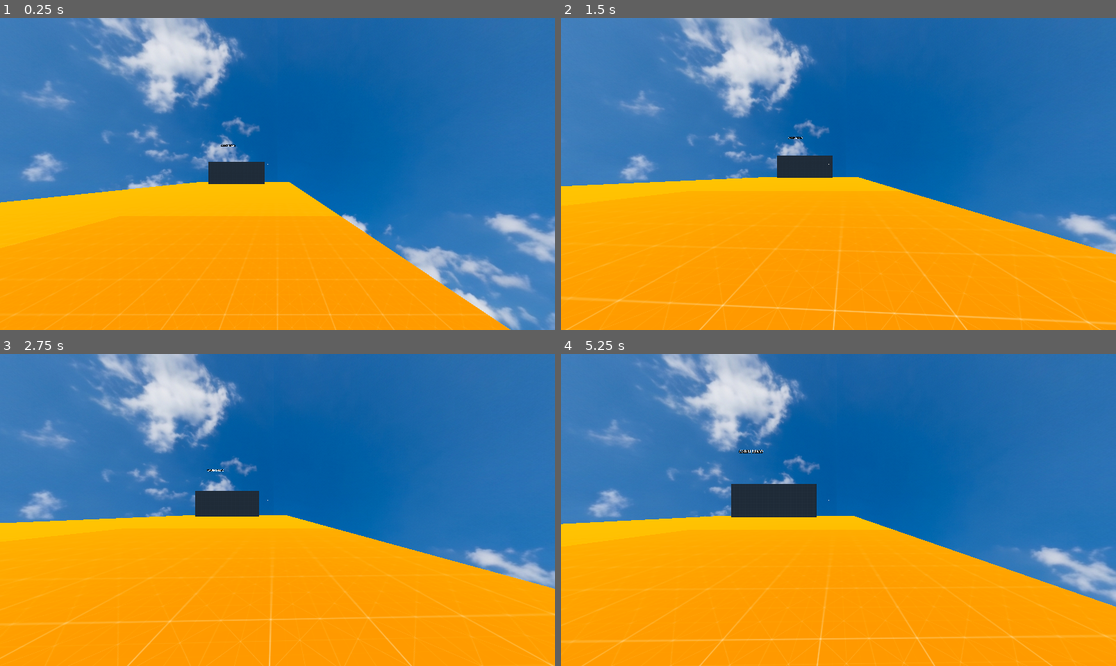
Above: before the commit, frames 1-4 (two rows, left to right).
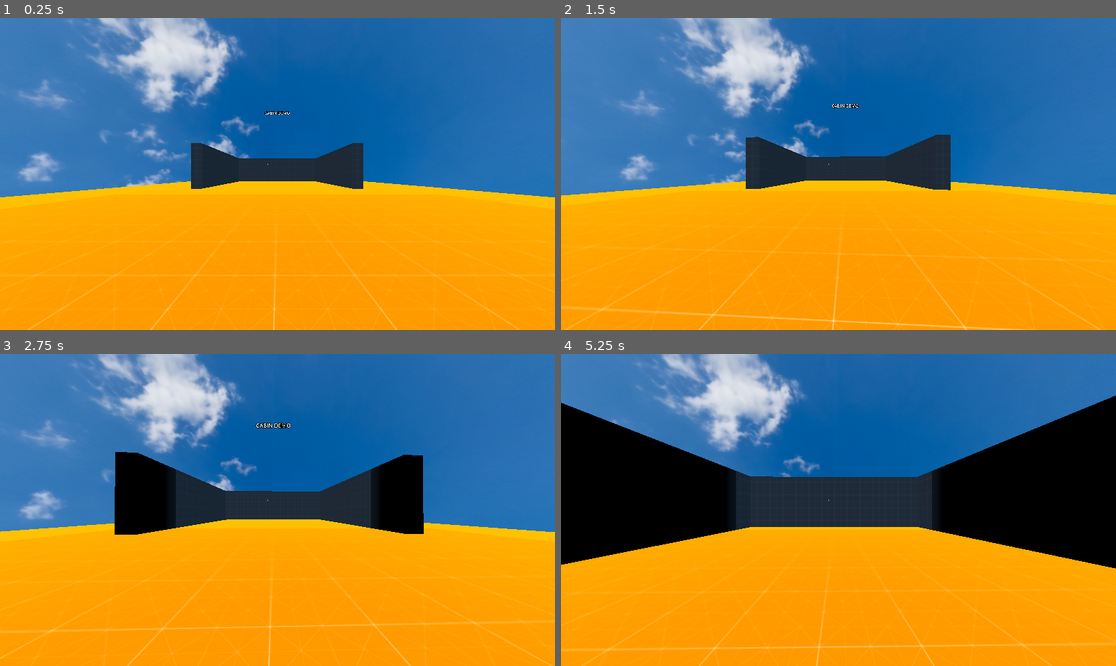
Above: after the commit, the same moments.

Repository: nevons/BEARTRAP
Game: Godot game, scene res://scenes/test.tscn
The game is run twice, just before and just after one commit, with the same random seed, the same clock (stepped at 60 frames per second) and the same inputs. The project has no main scene, so this scene is started directly. Sound files missing from this copy of the repository are replaced by a short silence.
Inputs (mouse positions are in pixels of both pictures, inside the frame that each line leads up to):
- Up to frame 1 (0.25 s): no input
- Up to frame 2 (1.5 s): move the mouse to (866, 174) at 0.52 s; hold W (forward) from 0.53 s (still down); tap Ctrl (crouch) at 0.6 s; move the mouse to (810, 174) at 1.27 s; tap 2 (flashlight) at 1.35 s
- Up to frame 3 (2.75 s): keep holding W (forward); move the mouse to (288, 503) at 2.02 s; hold E (interact) from 2.03 s (still down)
- Up to frame 4 (5.25 s): keep holding W (forward); move the mouse to (832, 516) at 2.77 s; release E (interact) at 2.78 s; tap 1 (mosin) at 2.85 s; move the mouse to (877, 513) at 3.52 s; hold Shift (sprint) 3.53-4.28 s; move the mouse to (794, 506) at 4.27 s; tap Ctrl (crouch) at 4.35 s; move the mouse to (844, 510) at 5.02 s; hold 2 (flashlight) from 5.03 s (still down)

The runs differ from the first frame. In frame 1, 17% of the frame differs, in the area x 0-100%, y 0-100%; in frame 2, 10%; in frame 3, 14%; in frame 4, 32%, in the area x 0-100%, y 13-100%.

Commit message:
updated test.tscn

Diff:
--- a/scenes/test.tscn
+++ b/scenes/test.tscn
@@ -28,6 +28,20 @@
 [sub_resource type="Environment" id="Environment_bl13t"]
 background_mode = 2
 sky = SubResource("Sky_j5jx5")
+fog_sun_scatter = 0.13
+fog_density = 0.09
+fog_aerial_perspective = 0.095
+fog_sky_affect = 0.916
+fog_height = -301.81
+fog_height_density = 1.0105
+volumetric_fog_density = 0.3
+volumetric_fog_albedo = Color(0.321728, 0.321728, 0.321728, 1)
+volumetric_fog_emission = Color(0.0253638, 0.0253638, 0.0253638, 1)
+volumetric_fog_emission_energy = 44.11
+volumetric_fog_anisotropy = -0.05
+volumetric_fog_length = 108.32
+volumetric_fog_detail_spread = 1.72305
+volumetric_fog_ambient_inject = 4.18
 
 [sub_resource type="BoxShape3D" id="BoxShape3D_at5dv"]
 
@@ -75,7 +89,7 @@
 surface_material_override/0 = SubResource("StandardMaterial3D_errlg")
 
 [node name="player" parent="." instance=ExtResource("1_errlg")]
-transform = Transform3D(1, 0, 0, 0, 1, 0, 0, 0, 1, 11, 3.17369, 6)
+transform = Transform3D(1, 0, 0, 0, 1, 0, 0, 0, 1, 0, 1.45444, -9)
 
 [node name="DirectionalLight3D" type="DirectionalLight3D" parent="."]
 transform = Transform3D(1, 0, 0, 0, -0.113342, 0.993556, 0, -0.993556, -0.113342, 0, 12.6984, 0)
@@ -123,7 +137,7 @@
 outline_size = 40
 
 [node name="wall" type="StaticBody3D" parent="."]
-transform = Transform3D(15, 0, 0, 0, 6, 0, 0, 0, 1, 0, 2.948, -36.807)
+transform = Transform3D(15, 0, 0, 0, 4.2, 0, 0, 0, 1, 0, 1.948, -36.807)
 physics_material_override = SubResource("PhysicsMaterial_lpvoh")
 
 [node name="CollisionShape3D" type="CollisionShape3D" parent="wall"]
@@ -133,3 +147,27 @@
 transform = Transform3D(1, 0, 0, 0, 1, 0, 0, 0, 1, 0, 0.0892174, 0)
 mesh = SubResource("BoxMesh_uacia")
 surface_material_override/0 = SubResource("StandardMaterial3D_at5dv")
+
+[node name="wall2" type="StaticBody3D" parent="."]
+transform = Transform3D(-6.0584e-07, 0, 1, 0, 4.2, 0, -13.86, 0, -4.37114e-08, 7, 1.948, -29.807)
+physics_material_override = SubResource("PhysicsMaterial_lpvoh")
+
+[node name="CollisionShape3D" type="CollisionShape3D" parent="wall2"]
+shape = SubResource("BoxShape3D_jcd4p")
+
+[node name="MeshInstance3D" type="MeshInstance3D" parent="wall2/CollisionShape3D"]
+transform = Transform3D(1, 0, 0, 0, 1, 0, 0, 0, 1, 0, 0.0892174, 0)
+mesh = SubResource("BoxMesh_uacia")
+surface_material_override/0 = SubResource("StandardMaterial3D_at5dv")
+
+[node name="wall3" type="StaticBody3D" parent="."]
+transform = Transform3D(-6.0584e-07, 0, 1, 0, 4.2, 0, -13.86, 0, -4.37114e-08, -7, 1.948, -29.807)
+physics_material_override = SubResource("PhysicsMaterial_lpvoh")
+
+[node name="CollisionShape3D" type="CollisionShape3D" parent="wall3"]
+shape = SubResource("BoxShape3D_jcd4p")
+
+[node name="MeshInstance3D" type="MeshInstance3D" parent="wall3/CollisionShape3D"]
+transform = Transform3D(1, 0, 0, 0, 1, 0, 0, 0, 1, 0, 0.0892174, 0)
+mesh = SubResource("BoxMesh_uacia")
+surface_material_override/0 = SubResource("StandardMaterial3D_at5dv")
